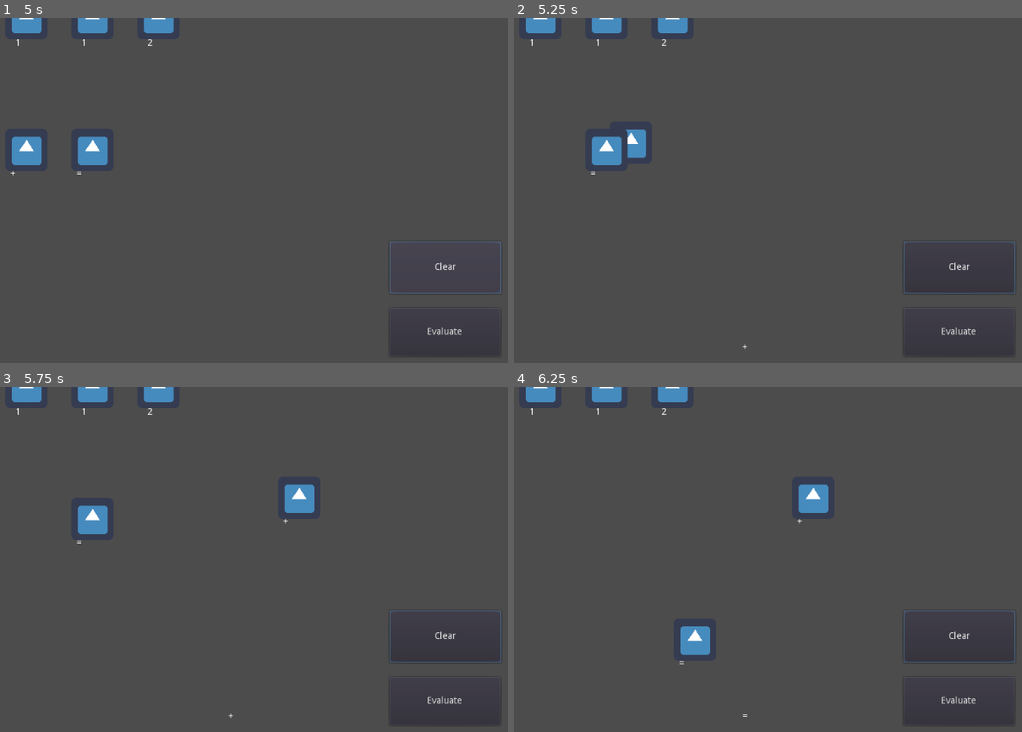
Above: before the commit, frames 1-4 (two rows, left to right).
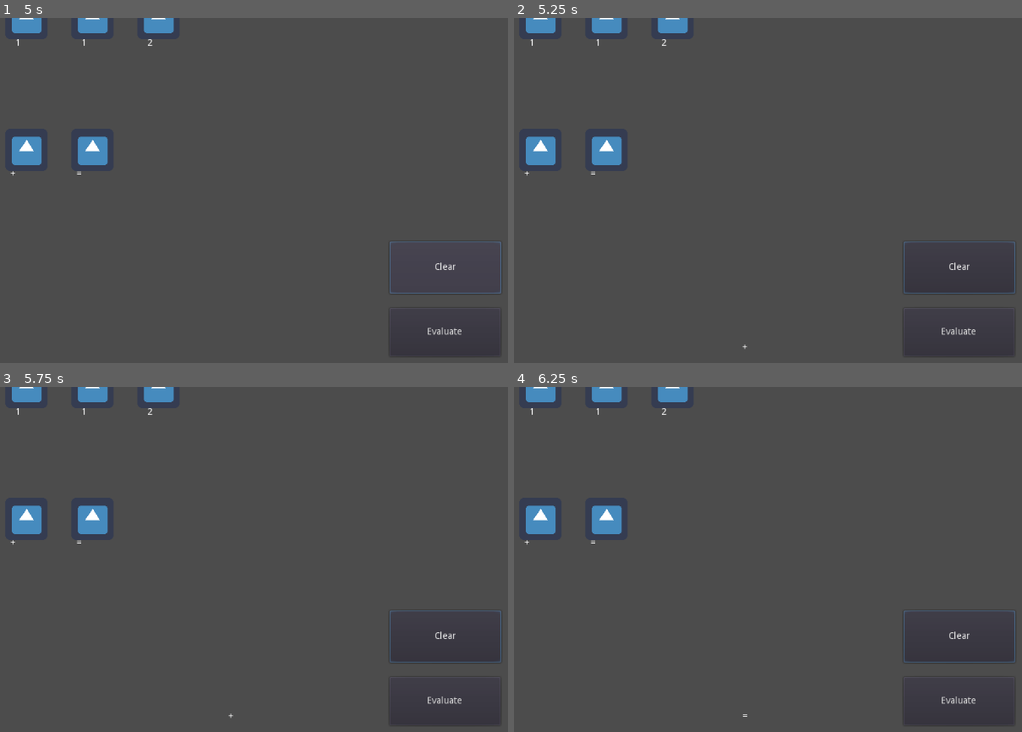
Above: after the commit, the same moments.

Repository: MilosPetrovic4/EqualQuest
Game: Godot game, scene res://main.tscn
The game is run twice, just before and just after one commit, with the same random seed, the same clock (stepped at 60 frames per second) and the same inputs. The engine's default icon, where the game draws it, is replaced by a stand-in: a white triangle on a blue panel in a dark square.
Inputs (mouse positions are in pixels of both pictures, inside the frame that each line leads up to):
- Up to frame 1 (5 s): click "Clear" at 0.5 s; click "Evaluate" at 1.25 s; click "Evaluate" at 2 s; click "Clear" at 2.75 s; click "Evaluate" at 3.5 s; click "Clear" at 4.25 s
- Up to frame 2 (5.25 s): tap Enter at 5 s; drag from (539, 149) to (813, 128) at 5.02 s
- Up to frame 3 (5.75 s): no input
- Up to frame 4 (6.25 s): tap Space at 5.75 s; drag from (605, 518) to (712, 663) at 5.77 s

Frame 1 is identical in both runs. In frame 2, 0.8% of the frame differs, in the area x 1-27%, y 32-46%; in frame 3, 1.0%; in frame 4, 2.0%, in the area x 1-62%, y 28-81%.
Error before the commit: Invalid get index '1' (on base: 'PoolStringArray'). (res://main.gd:73)
Error after the commit: Invalid get index '1' (on base: 'PoolStringArray'). (res://main.gd:76)

Commit message:
fixed dragging

Diff:
--- a/main.gd
+++ b/main.gd
@@ -4,6 +4,9 @@
 var equality = ""
 var operator_arr = []
 var number_arr = []
+
+# Current level that is being played
+var current_level
 
 # The number of characters in the level
 var total_chars
--- a/number.gd
+++ b/number.gd
@@ -3,7 +3,9 @@
 signal number_clicked
 var value = "0";
 var selected = false
-var lifted = false
+var dragging = false
+var snap = 64
+var of = Vector2(0,0)
 
 func getSelected():
 	return selected
@@ -13,26 +15,34 @@
 	var text = $text
 	text.set_text(value)
 
-func _unhandled_input(event):
-	if event is InputEventMouseButton and not event.pressed:
-		lifted = false
-	if lifted and event is InputEventMouseMotion:
-		position += event.relative
+func _process(delta):
+	if dragging:
+		position  = get_global_mouse_position() - of
+#		position = snap(position, snap)
 
 func _on_Number_input_event(viewport, event, shape_idx):
 	if event is InputEventMouseButton:
 		var mouse_button = event.button_index
-		if event.pressed && mouse_button == BUTTON_LEFT:
+		if event.pressed && mouse_button == BUTTON_RIGHT:
+			dragging = true
+			of = get_global_mouse_position() - global_position
+		elif event.pressed && mouse_button == BUTTON_LEFT:
 			if selected == false:
 				print("Value: " , value)
 				emit_signal("number_clicked", value)
 				selected=true
 			else:
 				print("already selected")
-
-			lifted = true
+		else:
+			dragging = false
 
 func clear():
 	print("test")
 	if selected == true:
 		selected = false
+
+# NOT IN USE CURRENTLY , TRYING TO IMPLEMENT THE SNAPPED METHOD THAT WAS ADDED IN GODOT 4
+func snap(vector: Vector2, grid_size: int) -> Vector2:
+	var snapped_x = round(vector.x / grid_size) * grid_size
+	var snapped_y = round(vector.y / grid_size) * grid_size
+	return Vector2(snapped_x, snapped_y)
--- a/number.tscn
+++ b/number.tscn
@@ -28,9 +28,6 @@
 [node name="Sprite" type="AnimatedSprite" parent="."]
 frames = SubResource( 2 )
 
-[node name="Particles2D" type="Particles2D" parent="."]
-visible = false
-
 [node name="text" type="RichTextLabel" parent="."]
 margin_left = -17.0
 margin_top = 31.0
--- a/operator.gd
+++ b/operator.gd
@@ -3,7 +3,9 @@
 signal operator_clicked
 var op_type = "NA";
 var selected = false
-var lifted = false
+var dragging = false
+var snap = 64
+var of = Vector2(0,0)
 
 func getSelected():
 	return selected
@@ -13,28 +15,33 @@
 	var text = $text
 	text.set_text(op_type)
 	print("init operator")
+#
+#func _unhandled_input(event):
+#	if event is InputEventMouseButton and not event.pressed:
+#		lifted = false
+#	if lifted and event is InputEventMouseMotion:
+#		position += event.relative
 
-func _unhandled_input(event):
-	if event is InputEventMouseButton and not event.pressed:
-		lifted = false
-	if lifted and event is InputEventMouseMotion:
-		position += event.relative
+func _process(delta):
+	if dragging:
+		position  = get_global_mouse_position() - of
 
 func _on_Operator_input_event(viewport, event, shape_idx):
-
 	if event is InputEventMouseButton:
 		var mouse_button = event.button_index
-
-		if event.pressed && mouse_button == BUTTON_LEFT:
+		if event.pressed && mouse_button == BUTTON_RIGHT:
+			dragging = true
+			of = get_global_mouse_position() - global_position
+		elif event.pressed && mouse_button == BUTTON_LEFT:
 				if selected == false:
 					print("Value: " , op_type)
 					selected = true
 					emit_signal("operator_clicked", op_type)
 				else:
 					print("already selected")
+		else:
+			dragging = false
 
-		if event.pressed && mouse_button == BUTTON_LEFT:
-			lifted = true
 
 func clear():
 	print("test")
